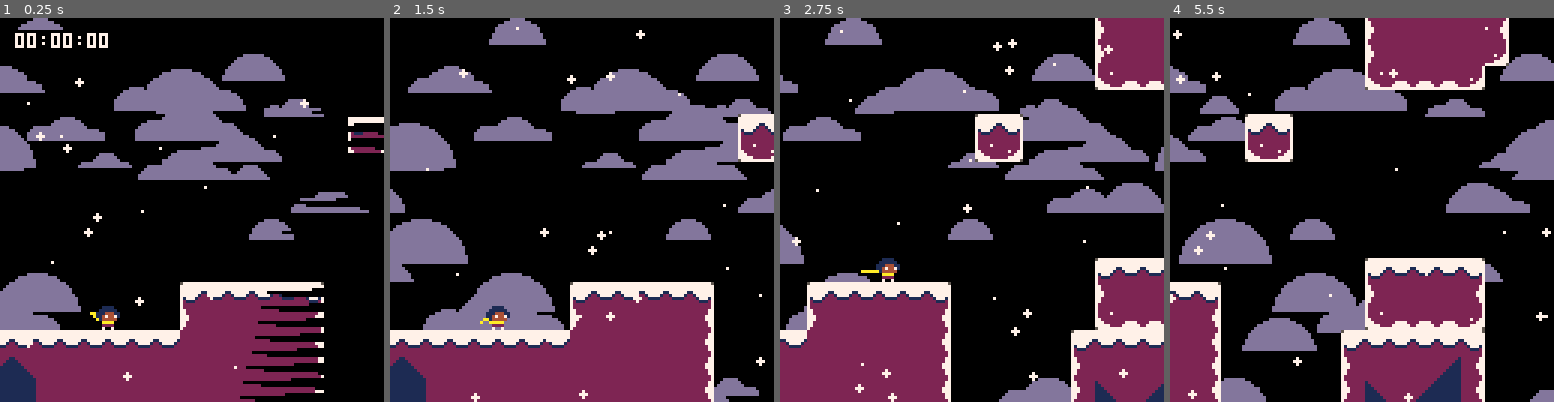
Above: before the commit, frames 1-4 (left to right).
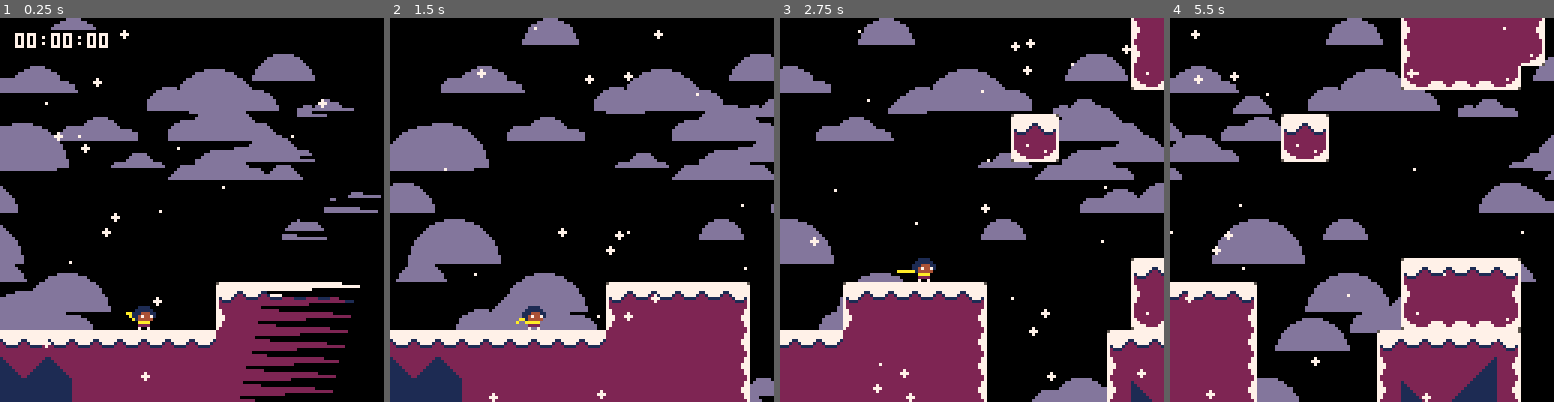
Above: after the commit, the same moments.

Repository: ExOK/Celeste2
Game: PICO-8 cartridge celeste2.p8
Same seed, same stepped clock (60 frames per second), same inputs: the game is played once before the commit and once after it.
Inputs:
- Up to frame 1 (0.25 s): no input
- Up to frame 2 (1.5 s): tap X (X key) at 0.33, 1.07 s; tap O (Z key) at 0.7 s
- Up to frame 3 (2.75 s): hold Right 1.6-2.1 s; tap O (Z key) at 1.7, 2.1, 2.5 s; tap X (X key) at 1.85 s; hold Up 2.15-2.42 s; hold Right from 2.47 s (still down)
- Up to frame 4 (5.5 s): tap O (Z key) every 0.4 s from 2.9 to 5.3 s; tap X (X key) at 2.97, 4.08, 5.2 s; release Right at 3.03 s; hold Left 3.08-3.58 s; hold Down 3.63-3.97 s; hold Right 4.02-4.68 s; hold Up 4.73-5.03 s; hold Left from 5.08 s (still down)

The runs differ from the first frame. In frame 1, 19% of the frame differs, in the area x 0-100%, y 0-100%; in frame 2, 26%; in frame 3, 28%; in frame 4, 35%.

Commit message:
intro stuff

Diff:
--- a/celeste2.p8
+++ b/celeste2.p8
@@ -354,46 +354,46 @@
 0000000000000000000000000000000000000000000000000000000000000000202200000020212122000000000000000000000000000000000000000000000000000000000000000000000000000000000000000000000000000000000000100000000000000000000000000000000000000000000000000000000000000000
 0000000000000000000000000000000000000000000000000000000000000000303200000020212122000000101111111111111111120000000000000000000000000000000000000000000000000000000000000000000000000000000000200000000000000000000000000000000000000000000000000000000000000000
 0000000000000000000000000000000000000000001011111112000000000000000000000020212122000000202121212121212121220000000000000000000000000000000000000000000000000000000000000000000000000000000000200000000000000000000000000000000000000000000000000000000000000000
-0000000000000000001011111111120000000000002021212122000000000000000000000020212122000000202121212121212121211111111111113434343434343434343400000000343434343434343434343400000000343411111111210000000000000000000000000000000000000000000000000000000000000000
-0000000000000200002021212121220000000000003031313132000000003311111200000030212122000000202121212121212121212121212121220000000000000000000000000000000000000000000000000000000000000020212121210000000000000000000000000000000000000000000000000000000000000000
-1111111111111111112121212121220000000000101111111112000000000020212200000000202122000000202121212121212121212121212121220000000000000000000000000000000000000000000000000000000000000020212121210000000000000000000000000000000000000000000000000000000000000000
-2726272121212121212121212121220000000000202121212622000000000020212200000000202122000000202121212121212121212121212121220000000000000000000000000000000000000000000000000000000000000020212121210000000000000000000000000000000000000000000000000000000000000000
-3838382121212121212121212121220000000000202721263822000000000020210000000000000000000000000000000000000000000000000000000000000000000000000000000000000000000000000000000000000000000000000000000000000000000000000000000000000000000000000000000000000000000000
-…(38 lines of a section not shown)…
+0000000000000000001011111111120000000000002021212122000000000000000000000020212122000000202121212121212121211111111111113434000034003434343400000000343400000000340034343400000000343434111111210000000000000000000000000000000000000000000000000000000000000000
+0000000000000200002021212121220000000000003031313132000000003311111200000030212122000000302121212121212121212121212121220000000000000000000000000000000000000000000000000000000000000000202121210000000000000000000000000000000000000000000000000000000000000000
+1111111111111111112121212121220000000000101111111112000000000020212200000000202132000000002021212121212121212121212121220000000000000000000000000000000000000000000000000000000000000000202121210000000000000000000000000000000000000000000000000000000000000000
+2726272121212121212121212121220000000000202121212622000000000020212200000000202200000000002021212121212121212121212121220000000000000000000000000000000000000000000000000000000000000000202121210000000000000000000000000000000000000000000000000000000000000000
+3838382121212121212121212121220000000000202721263822000000000020212200000000202200000000002021212121212121212121212121220000000000000000000000000000000000000000000000000000000000000000202121210000000000000000000000000000000000000000000000000000000000000000
+…(38 lines of a section not shown)…
--- a/player.lua
+++ b/player.lua
@@ -331,7 +331,7 @@
 		shake = 5
 	end
 
-	camera(max(0, min(8 * 96, self.x - 36)), 0)
+	camera(max(0, min(8 * 96 - 128, self.x - 48)), 0)
 end
 
 player.on_collide_x = function(self, moved, target)
